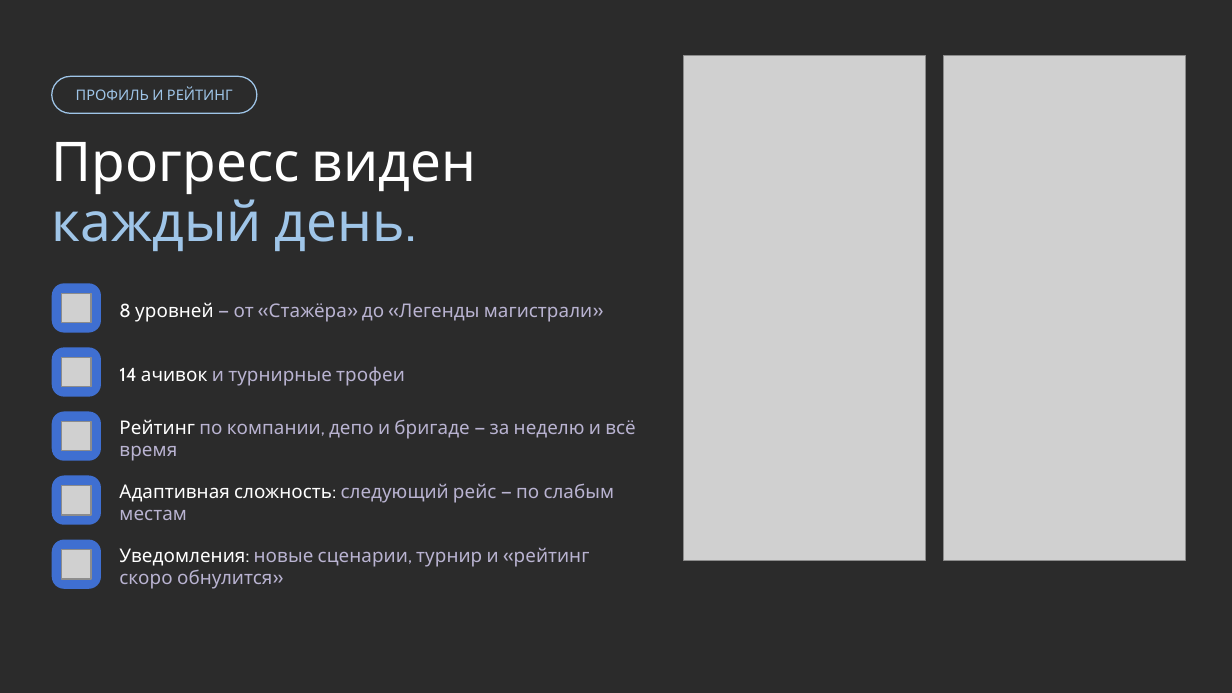
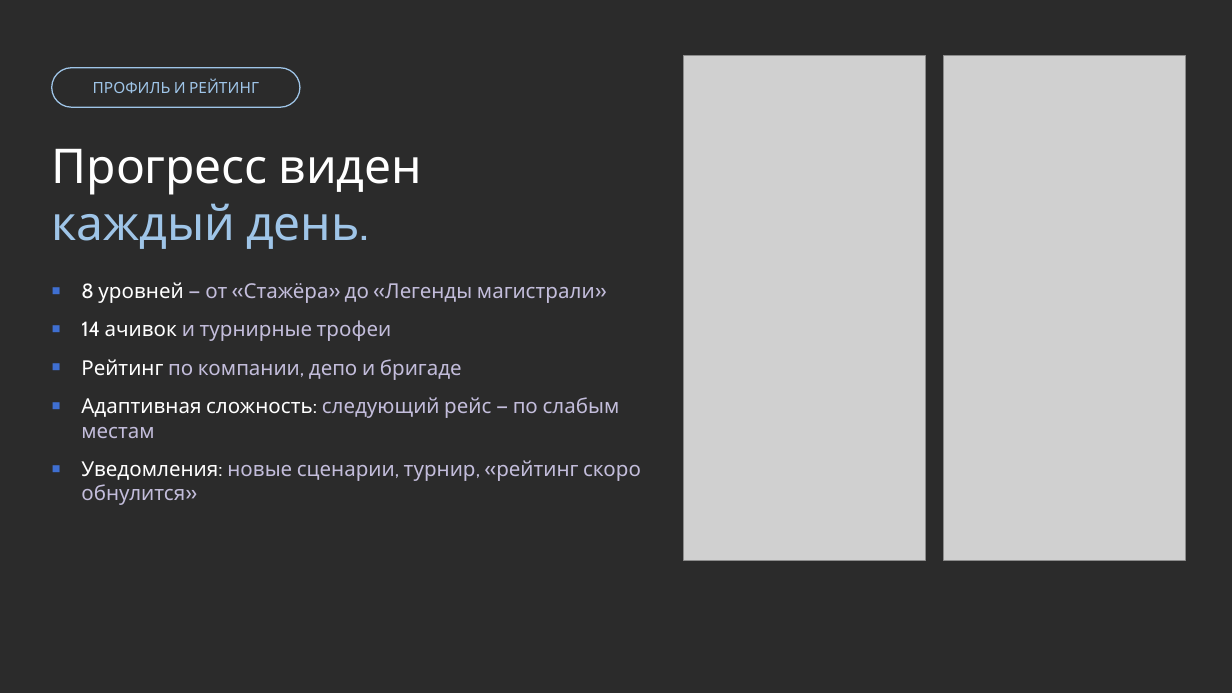
Before and after one commit to tuhlopuz1/mosgortrans-presentation, a slide deck: slide 8 of Магистраль 400 — финал.pptx (slide 9 before the commit). Drawn at 1232x693 pixels with LibreOffice and Linux fonts; fonts in the diff are those of the drawing; grey boxes stand for pictures; background and template pictures are left out; a plain dark background stands for a picture behind light text. Boxes give left, top, right and bottom in pixels: in the first picture for what was removed or moved away, otherwise in the second. Text is boxed around its words. In the diff, an @@ line names an element or a change of style, - is before the commit and + after.

```diff
--- a/Магистраль 400 — финал.pptx
+++ b/Магистраль 400 — финал.pptx
@@ rounded rectangle "ПРОФИЛЬ И РЕЙТИНГ": place and size @@
-rounded rectangle "ПРОФИЛЬ И РЕЙТИНГ" at box(76, 87, 233, 100)
+rounded rectangle "ПРОФИЛЬ И РЕЙТИНГ" at box(52, 68, 301, 107)
@@ rounded rectangle "ПРОФИЛЬ И РЕЙТИНГ" at box(52, 68, 301, 107): size 8.5 to 9 pt; outline none to #9FC5E8 0.75 pt @@
@@ rounded rectangle removed at box(52, 76, 257, 113) @@
@@ text removed at box(52, 142, 477, 251) @@
-Прогресс виден
-каждый день.
@@ text added at box(52, 148, 641, 505), 12 pt, text #C3BDDB @@
+Прогресс виден
+каждый день.
+■ 8 уровней — от «Стажёра» до «Легенды магистрали»
+■ 14 ачивок и турнирные трофеи
+■ Рейтинг по компании, депо и бригаде
+■ Адаптивная сложность: следующий рейс — по слабым местам
+■ Уведомления: новые сценарии, турнир, «рейтинг скоро обнулится»
@@ rounded rectangle removed at box(52, 283, 101, 333) @@
@@ picture removed at box(62, 293, 91, 323) @@
@@ text removed at box(119, 302, 592, 322) @@
-8 уровней — от «Стажёра» до «Легенды магистрали»
@@ rounded rectangle removed at box(52, 347, 101, 397) @@
@@ picture removed at box(62, 357, 91, 387) @@
@@ text removed at box(119, 366, 405, 386) @@
-14 ачивок и турнирные трофеи
@@ rounded rectangle removed at box(52, 411, 101, 461) @@
@@ text removed at box(119, 419, 635, 461) @@
-Рейтинг по компании, депо и бригаде — за неделю и всё время
@@ picture removed at box(62, 421, 91, 451) @@
@@ rounded rectangle removed at box(52, 476, 101, 525) @@
@@ picture removed at box(62, 485, 91, 515) @@
@@ text removed at box(119, 483, 615, 520) @@
-Адаптивная сложность: следующий рейс — по слабым местам
@@ rounded rectangle removed at box(52, 540, 101, 589) @@
@@ picture removed at box(62, 549, 91, 579) @@
@@ text removed at box(119, 547, 590, 589) @@
-Уведомления: новые сценарии, турнир и «рейтинг скоро обнулится»
```
Also in this commit, not shown: 13 other slides changed, 3 slides removed.
